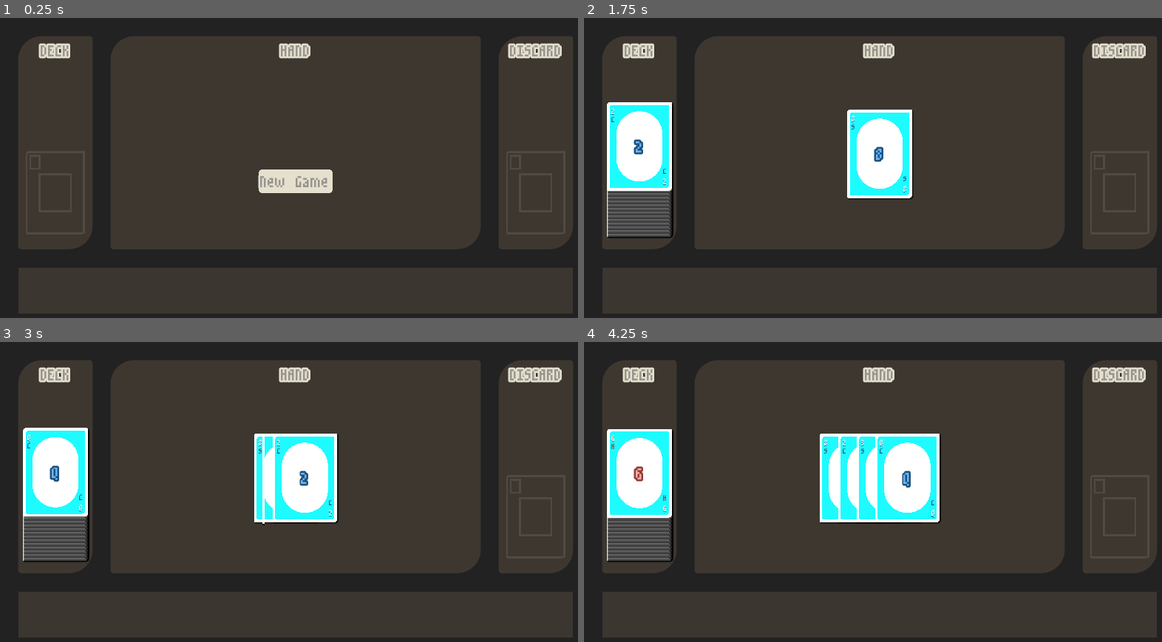
Above: before the commit, frames 1-4 (two rows, left to right).
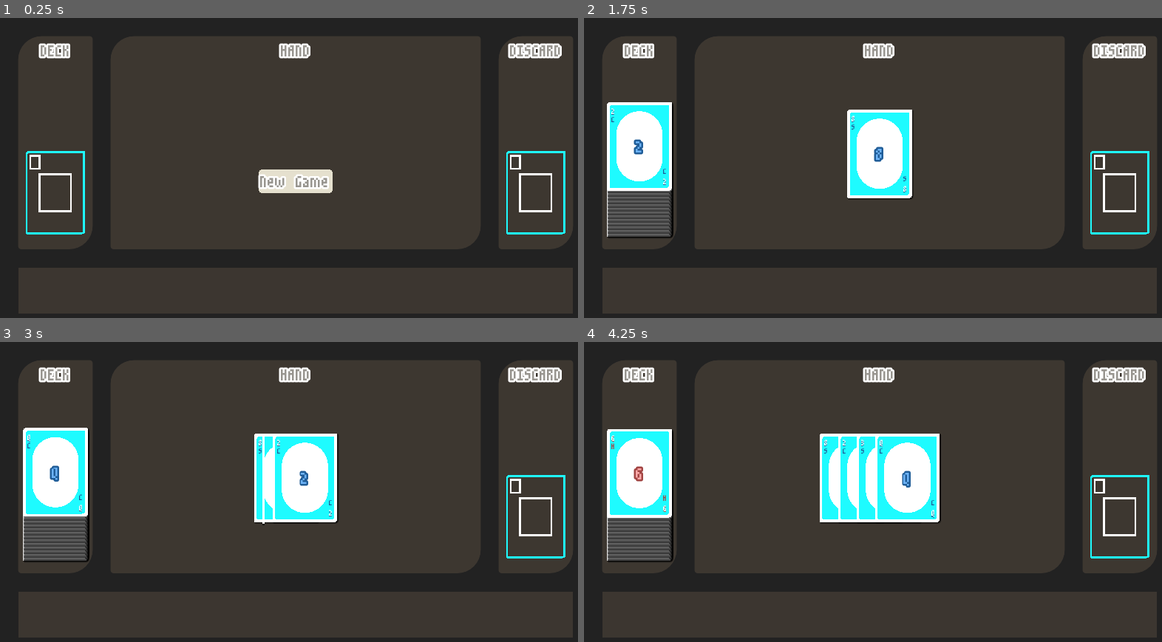
Above: after the commit, the same moments.

Repository: scottrohrig/one-hand-solitaire
Game: Godot game, scene res://Game.tscn
The game is run twice, just before and just after one commit, with the same random seed, the same clock (stepped at 60 frames per second) and the same inputs.
Inputs (mouse positions are in pixels of both pictures, inside the frame that each line leads up to):
- Up to frame 1 (0.25 s): no input
- Up to frame 2 (1.75 s): click "New Game" at 0.5 s; tap Enter at 1.25 s; move the mouse to (1011, 168) at 1.27 s; click (1011, 168) at 1.35 s
- Up to frame 3 (3 s): tap Space at 2 s; move the mouse to (179, 525) at 2.02 s; click (179, 525) at 2.1 s; tap Enter at 2.75 s; move the mouse to (352, 435) at 2.77 s; click (352, 435) at 2.85 s
- Up to frame 4 (4.25 s): tap Space at 3.5 s; move the mouse to (849, 576) at 3.52 s; click (849, 576) at 3.6 s

The runs differ from the first frame. In frame 1, 1.8% of the frame differs, in the area x 4-98%, y 8-73%; in frame 2, 1.1%; in frame 3, 1.1%; in frame 4, 1.1%.

Commit message:
update colors

Diff:
--- a/Discard.tscn
+++ b/Discard.tscn
@@ -3,13 +3,12 @@
 [sub_resource type="StyleBoxEmpty" id=1]
 
 [sub_resource type="StyleBoxFlat" id=2]
-bg_color = Color( 0.6, 0.588235, 0.564706, 1 )
 draw_center = false
 border_width_left = 2
 border_width_top = 2
 border_width_right = 2
 border_width_bottom = 2
-border_color = Color( 0.32549, 0.290196, 0.258824, 1 )
+border_color = Color( 0.121569, 0.988235, 1, 1 )
 corner_radius_top_left = 3
 corner_radius_top_right = 1
 corner_radius_bottom_right = 3
@@ -23,7 +22,7 @@
 border_width_top = 2
 border_width_right = 2
 border_width_bottom = 2
-border_color = Color( 0.32549, 0.290196, 0.258824, 1 )
+border_color = Color( 1, 1, 1, 1 )
 
 [sub_resource type="StyleBoxFlat" id=4]
 draw_center = false
@@ -31,7 +30,7 @@
 border_width_top = 2
 border_width_right = 2
 border_width_bottom = 2
-border_color = Color( 0.32549, 0.290196, 0.258824, 1 )
+border_color = Color( 1, 1, 1, 1 )
 
 [node name="Discard" type="PanelContainer"]
 margin_left = 7.0
--- a/UI/fonts/m3x6_32.tres
+++ b/UI/fonts/m3x6_32.tres
@@ -5,6 +5,5 @@
 [resource]
 size = 32
 outline_size = 2
-outline_color = Color( 0.901961, 0.882353, 0.811765, 1 )
 extra_spacing_top = -4
 font_data = ExtResource( 1 )
